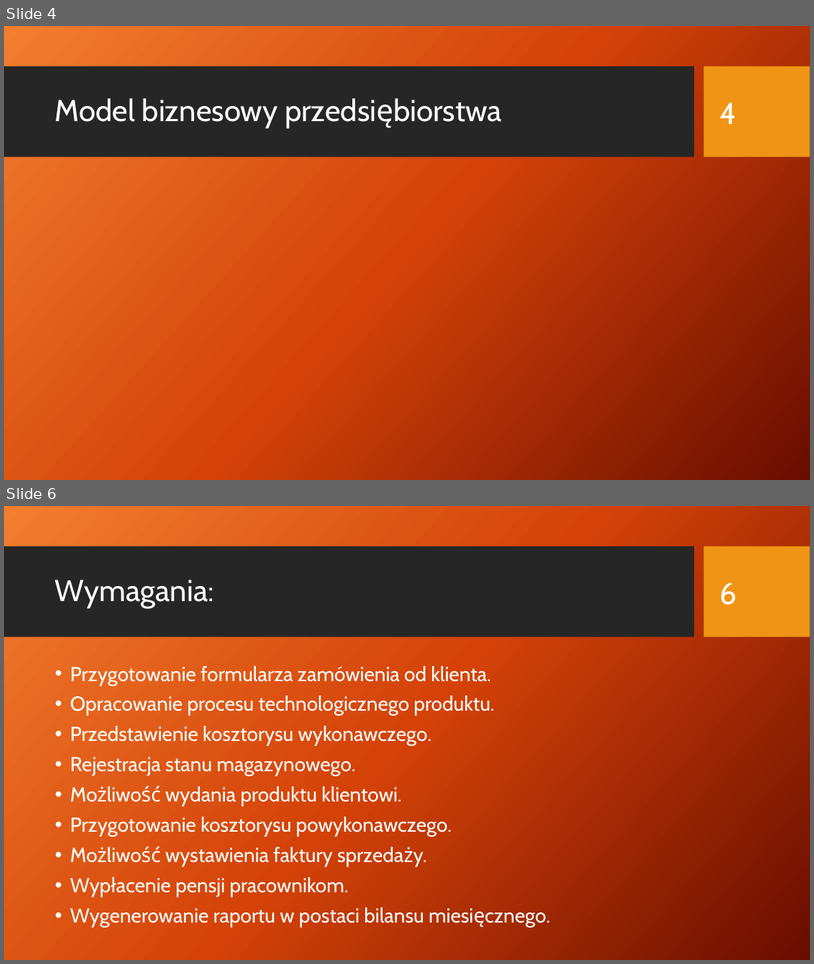
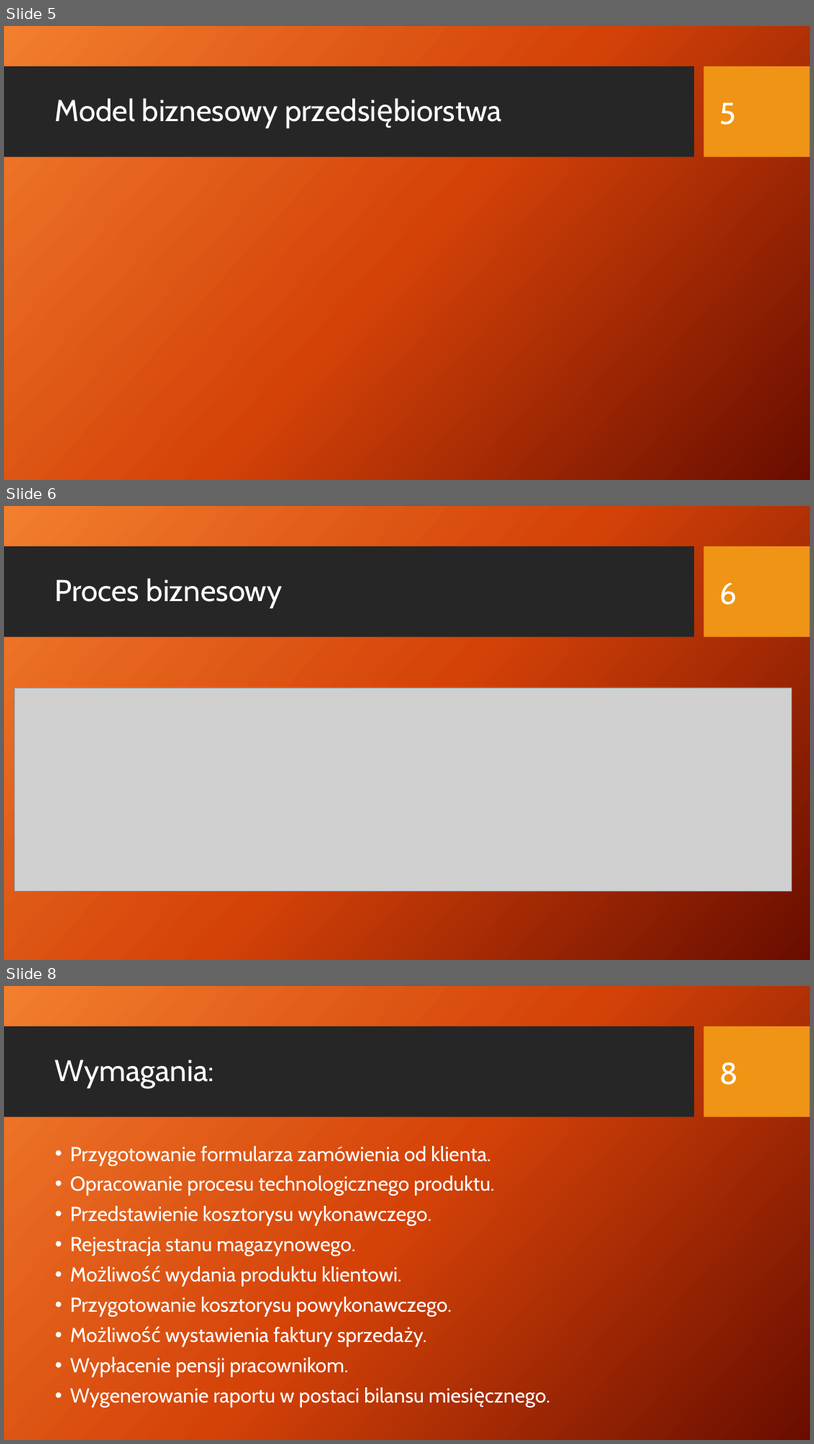
Before and after one commit to rudnickirobert/KWZP2021, a slide deck: Prezentacja_29.04.pptx. Shown one above the other, each under a label of ours: slides 4 and 6 before the commit, slides 5, 6 and 8 after it; the slides between them are not shown. The pictures are 814x964 and 814x1444 pixels, drawn with LibreOffice and Linux fonts; fonts in the diff are those of the drawing; grey boxes stand for pictures; background and template pictures are left out. Boxes give left, top, right and bottom in pixels: in the first picture for what was removed or moved away, otherwise in the second. Text is boxed around its words. In the diff, an @@ line names an element or a change of style, - is before the commit and + after.

```diff
--- a/Prezentacja_29.04.pptx
+++ b/Prezentacja_29.04.pptx
@@ slide 6 added at box(4, 506, 810, 960), background picture (left out); not listed: 2 template elements that a slide beside it also shows @@
@@ title added at box(55, 578, 283, 608), 36 pt, text #FFFFFF @@
+Proces biznesowy
@@ page number added at box(720, 582, 737, 605), 36 pt, text #FFFFFF @@
+6
@@ picture added at box(15, 687, 792, 890) @@
@@ what was slide 4 is now slide 5 @@
@@ page number at box(720, 102, 736, 125): text changed @@
-4
+5
@@ what was slide 6 is now slide 8 @@
@@ page number at box(720, 1062, 738, 1085): text changed @@
-6
+8
```
Also in this commit, not shown: 8 slides changed, 2 other slides added.
